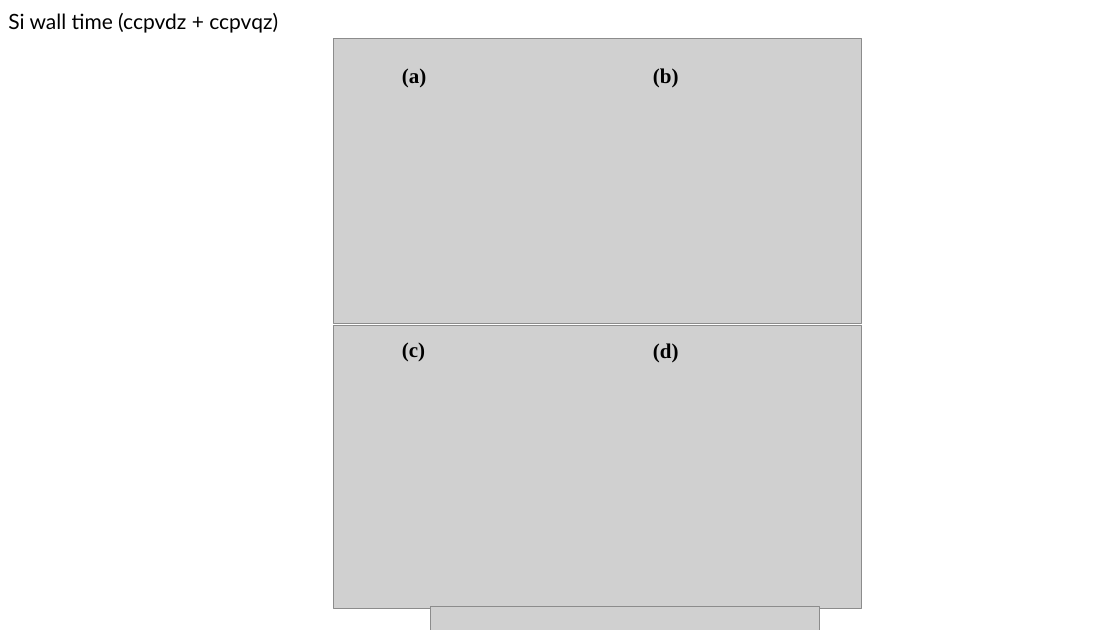
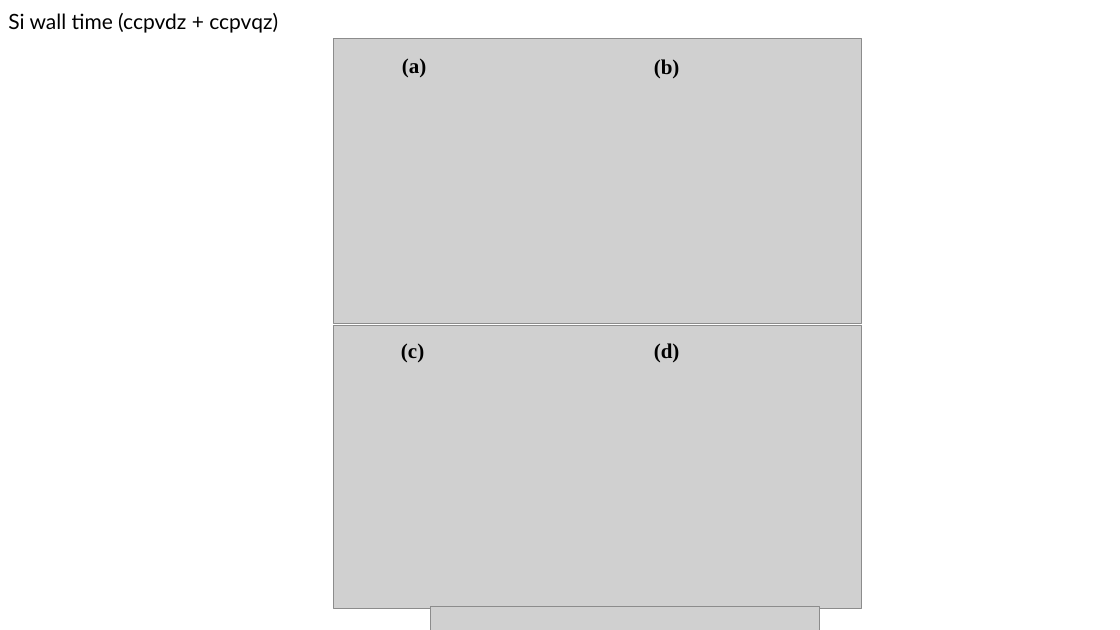
Before and after one commit to JoonhoLee-Group/efficient_all_electron_periodic_ftc_method, a slide deck: slide 10 of rij_data_plot_final.pptx. Drawn at 1120x630 pixels with LibreOffice and Linux fonts; fonts in the diff are those of the drawing; grey boxes stand for pictures. Boxes give left, top, right and bottom in pixels: in the first picture for what was removed or moved away, otherwise in the second. Text is boxed around its words. In the diff, an @@ line names an element or a change of style, - is before the commit and + after.

```diff
--- a/rij_data_plot_final.pptx
+++ b/rij_data_plot_final.pptx
@@ text "(a)": place and size @@
-text "(a)" at (402,68,426,87)
+text "(a)" at (402,58,426,77)
@@ text "(b)": place and size @@
-text "(b)" at (653,68,679,87)
+text "(b)" at (654,59,680,78)
```
Also in this commit, not shown: 1 other slide changed, 32 other files.
